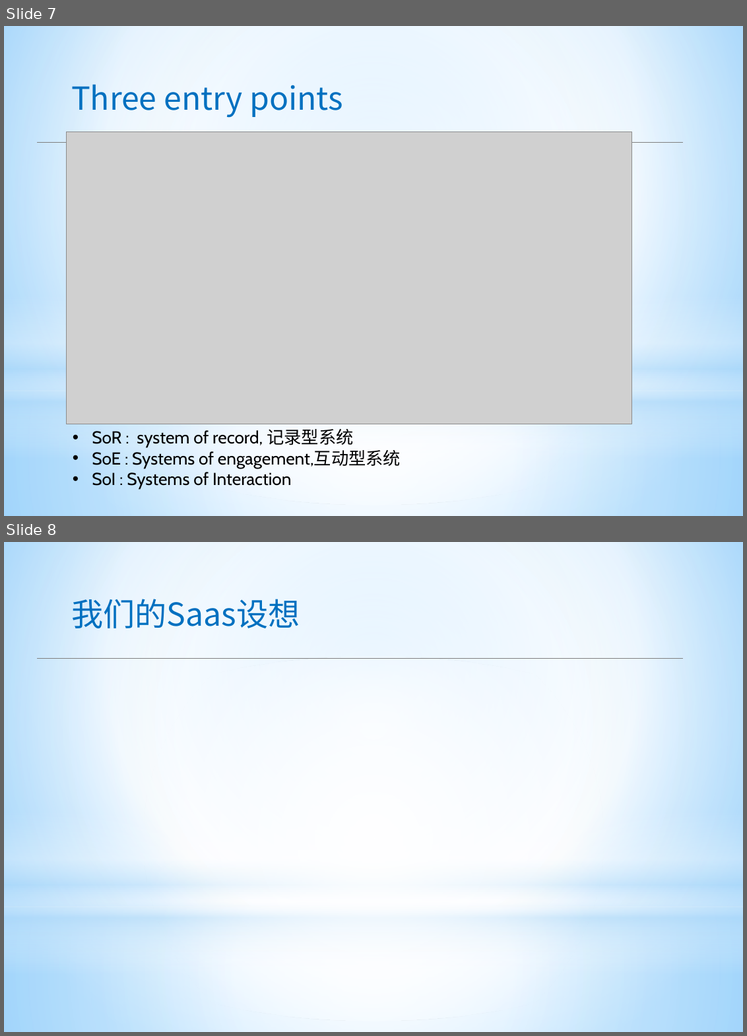
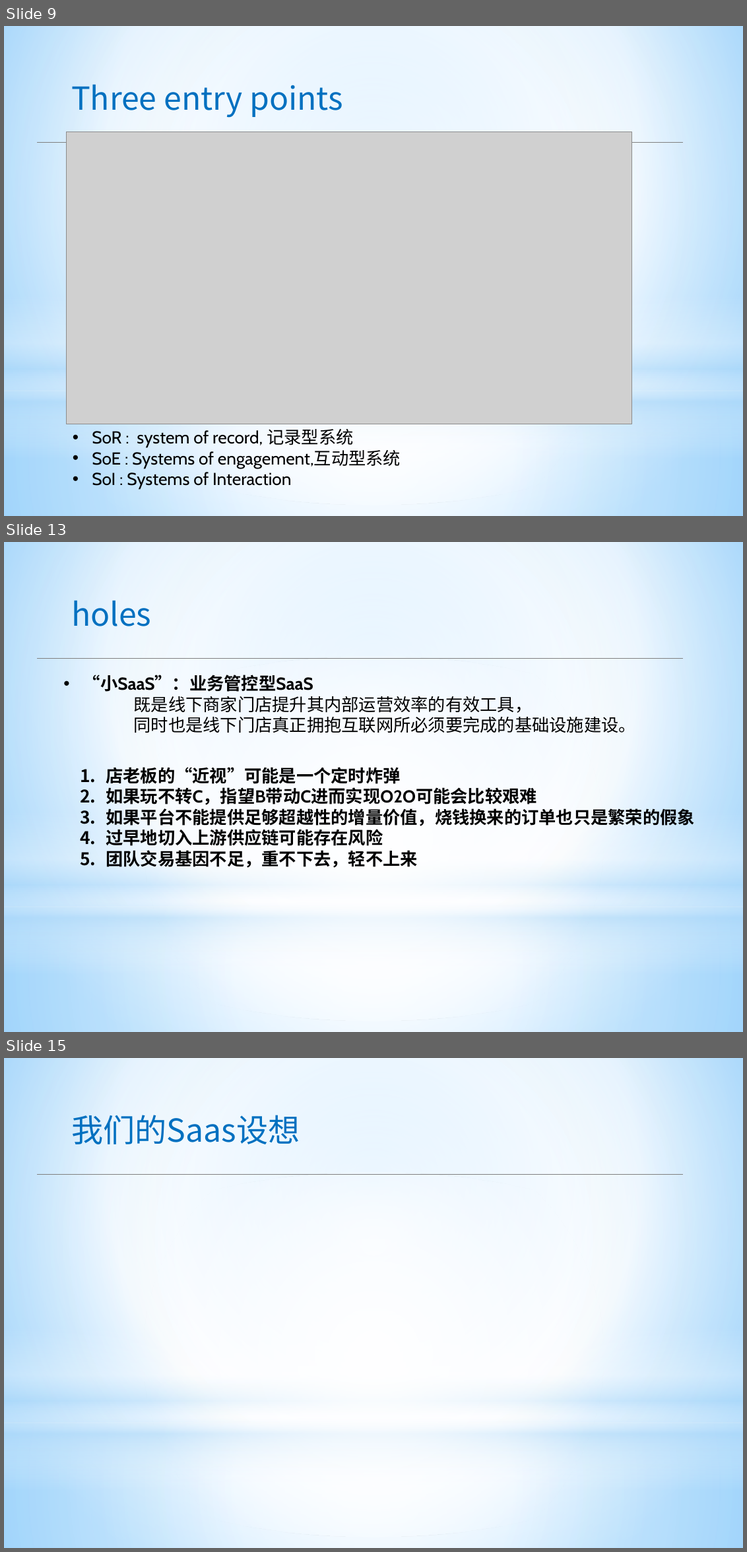
Before and after one commit to apporoad/DesignAndScheme2017, a slide deck: c云服务架构/Saas架构设计.pptx. Shown one above the other, each under a label of ours: slides 7 and 8 before the commit, slides 9, 13 and 15 after it; the slides between them are not shown. The pictures are 747x1036 and 747x1552 pixels, drawn with LibreOffice and Linux fonts; fonts in the diff are those of the drawing; grey boxes stand for pictures. Boxes give left, top, right and bottom in pixels: in the first picture for what was removed or moved away, otherwise in the second. Text is boxed around its words. In the diff, an @@ line names an element or a change of style, - is before the commit and + after.

```diff
--- a/c云服务架构/Saas架构设计.pptx
+++ b/c云服务架构/Saas架构设计.pptx
@@ slide 13 added at [4, 542, 743, 1032], background gradient #9ED5FF to #FFFFFF to #5BB9FF; not listed: 4 template elements that a slide beside it also shows @@
@@ text added at [71, 600, 151, 626], 44 pt, text #0070C0 @@
+holes
@@ line added from (37, 658) to (683, 658), #808080 0.75 pt @@
@@ text added at [83, 675, 636, 733], 24 pt, text #000000 @@
+• “小SaaS”：业务管控型SaaS
+既是线下商家门店提升其内部运营效率的有效工具，
+同时也是线下门店真正拥抱互联网所必须要完成的基础设施建设。
@@ text added at [106, 767, 695, 868], 24 pt, text #000000, bold @@
+1. 店老板的“近视”可能是一个定时炸弹
+2. 如果玩不转C，指望B带动C进而实现O2O可能会比较艰难
+3. 如果平台不能提供足够超越性的增量价值，烧钱换来的订单也只是繁荣的假象
+4. 过早地切入上游供应链可能存在风险
+5. 团队交易基因不足，重不下去，轻不上来
@@ what was slide 7 is now slide 9 @@
@@ what was slide 8 is now slide 15 @@
```
Also in this commit, not shown: 6 other slides added.
